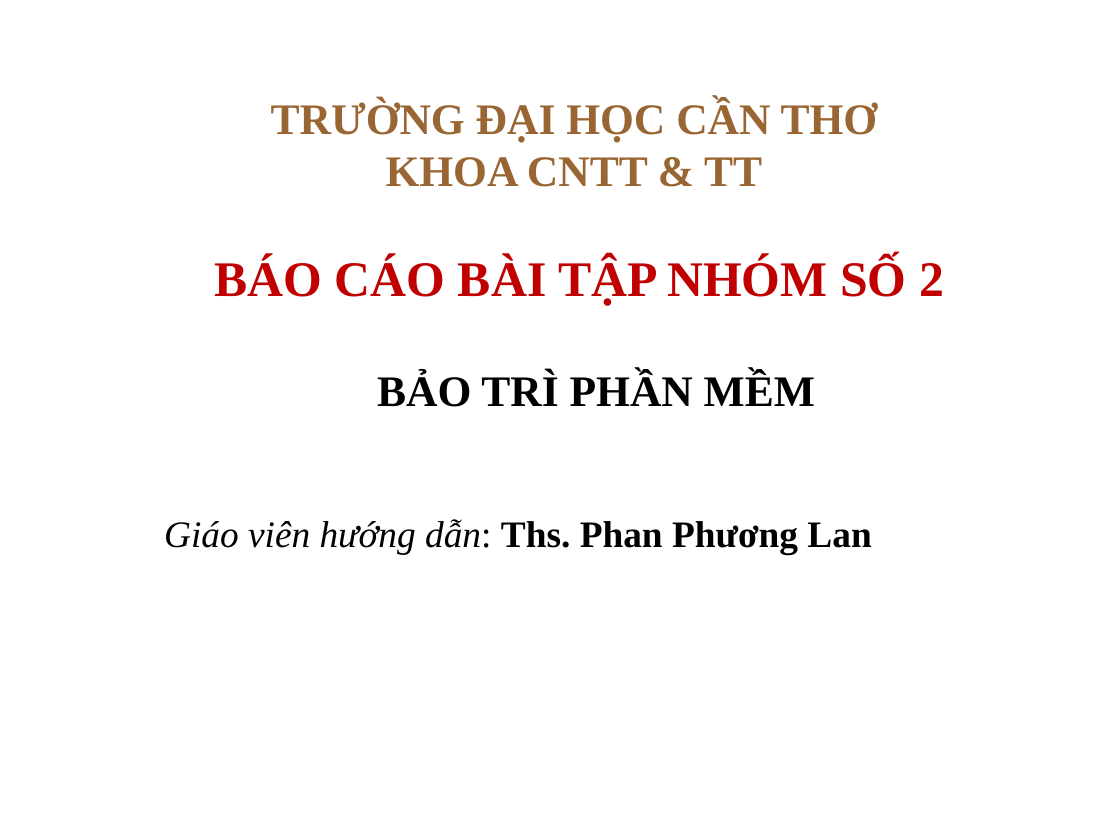
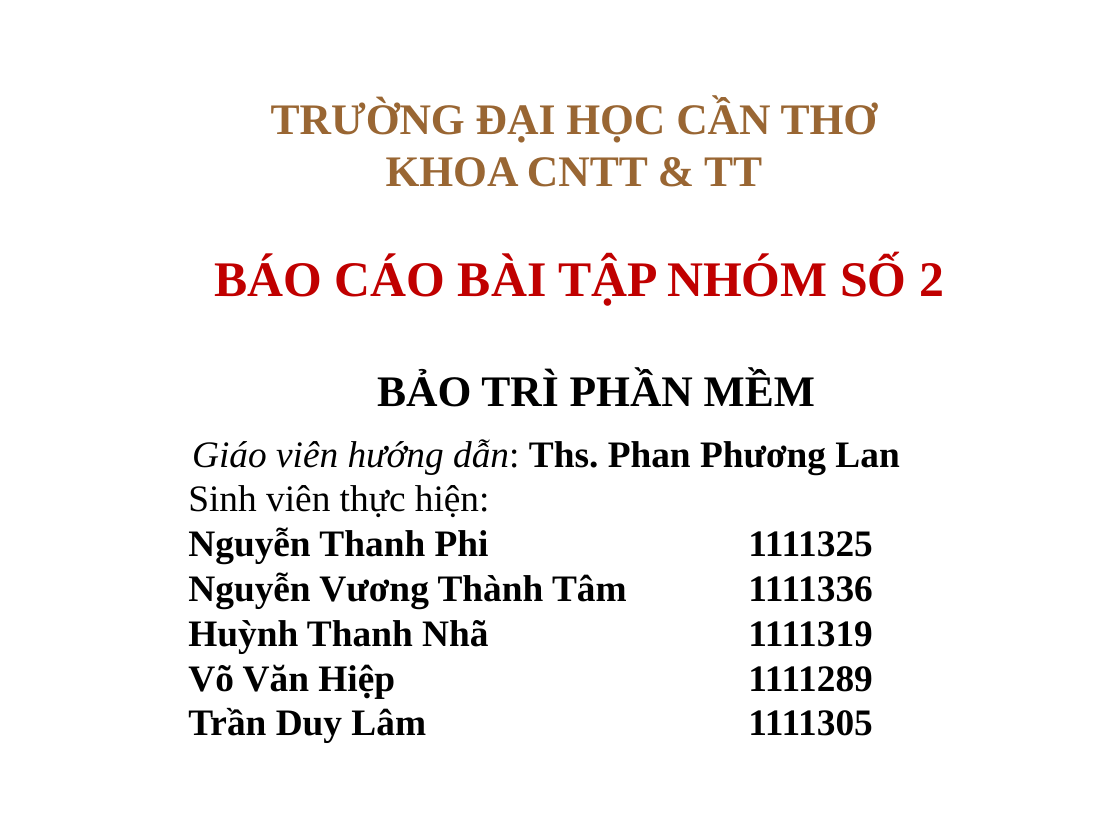
Before and after one commit to thanhphi0127/manager-configuration, a slide deck: slide 1 of doc/baitapso1/NHOM5_BAOCAO_BT1.ppt. Drawn at 1120x840 pixels with LibreOffice and Linux fonts; fonts in the diff are those of the drawing; background and template pictures are left out. Boxes give left, top, right and bottom in pixels: in the first picture for what was removed or moved away, otherwise in the second. Text is boxed around its words. In the diff, an @@ line names an element or a change of style, - is before the commit and + after.

Commit message:
Thêm nội dung: Sinh viên thực hiên

```diff
--- a/doc/baitapso1/NHOM5_BAOCAO_BT1.ppt
+++ b/doc/baitapso1/NHOM5_BAOCAO_BT1.ppt
@@ text "Giáo viên hướng dẫn: Ths. ...": place and size @@
-text "Giáo viên hướng dẫn: Ths. ..." at [164, 519, 871, 554]
+text "Giáo viên hướng dẫn: Ths. ..." at [188, 439, 899, 743]
@@ text at [188, 485, 872, 743]: paragraphs added @@
+Sinh viên thực hiện:
+Nguyễn Thanh Phi 1111325
+Nguyễn Vương Thành Tâm 1111336
+Huỳnh Thanh Nhã 1111319
+Võ Văn Hiệp 1111289
+Trần Duy Lâm 1111305
```
